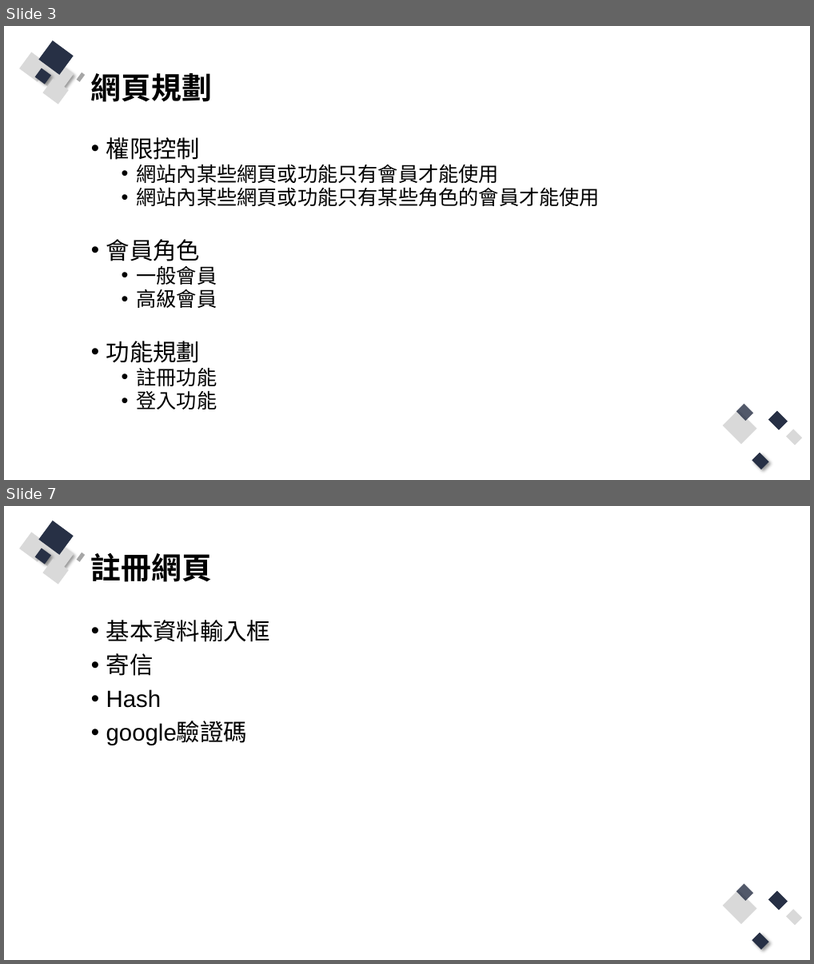
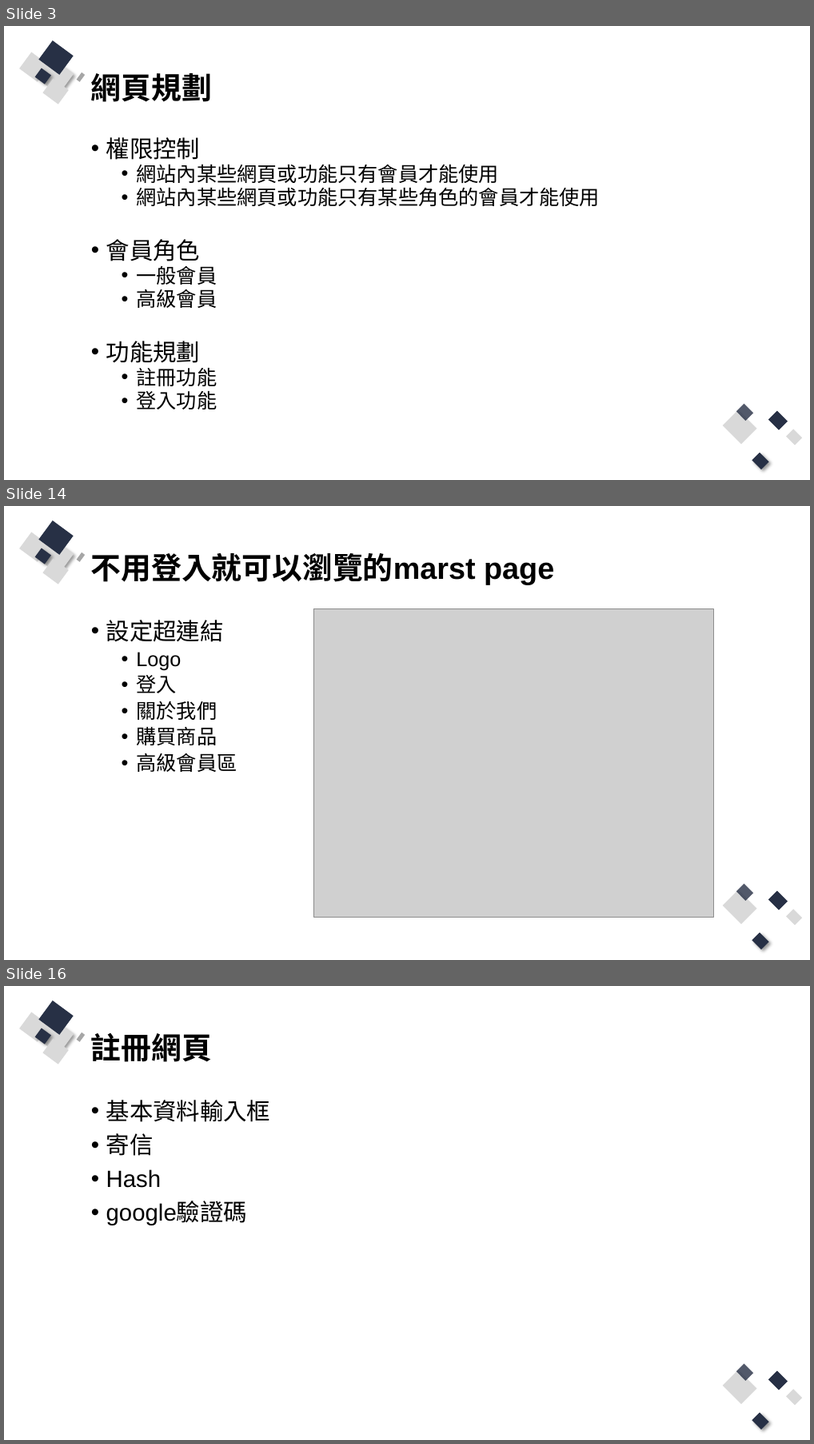
Before and after one commit to Q81JIAXIONG/-, a slide deck: 投影片/4.實作-帳號註冊、登入網頁.pptx. Shown one above the other, each under a label of ours: slides 3 and 7 before the commit, slides 3, 14 and 16 after it; the slides between them are not shown. The pictures are 814x964 and 814x1444 pixels, drawn with LibreOffice and Linux fonts; fonts in the diff are those of the drawing; grey boxes stand for pictures. Boxes give left, top, right and bottom in pixels: in the first picture for what was removed or moved away, otherwise in the second. Text is boxed around its words. In the diff, an @@ line names an element or a change of style, - is before the commit and + after.

```diff
--- a/投影片/4.實作-帳號註冊、登入網頁.pptx
+++ b/投影片/4.實作-帳號註冊、登入網頁.pptx
@@ slide 14 added at <box>4,506,810,960</box>, background #FFFFFF; not listed: 13 template elements that a slide beside it also shows @@
@@ title added at <box>91,553,554,584</box>, 36 pt, text #000000, bold @@
+不用登入就可以瀏覽的marst page
@@ text added at <box>106,620,237,772</box>, 24 pt, text #000000 @@
+• 設定超連結
+  • Logo
+  • 登入
+  • 關於我們
+  • 購買商品
+  • 高級會員區
@@ picture added at <box>314,609,714,916</box> @@
@@ what was slide 7 is now slide 16 @@
```
Also in this commit, not shown: 4 slides changed, 7 other slides added, 23 other files.
